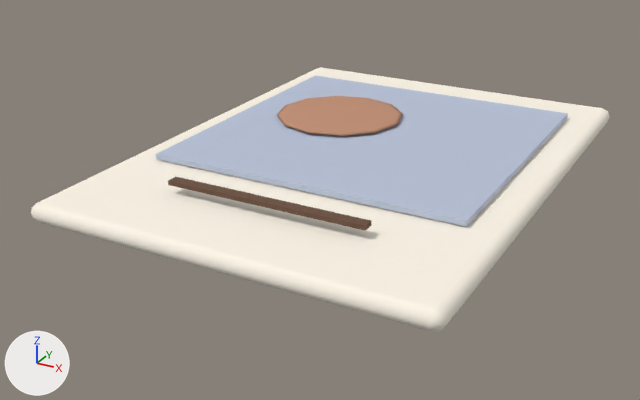
Renders of the glTF model assets/masters/native-v4/product-off.card.glb from each side of a commit.
The view is the same before and after, from a 50 mm camera at (0.268, -0.547, 0.241) aimed at (-0.019, -0.026, -0.019). Arrows for +X, +Y and +Z are at lower left; the lights stay in place. The first picture is the older version. Vertices at exactly the same position are counted once.

The first picture shows 'product-off.card'.
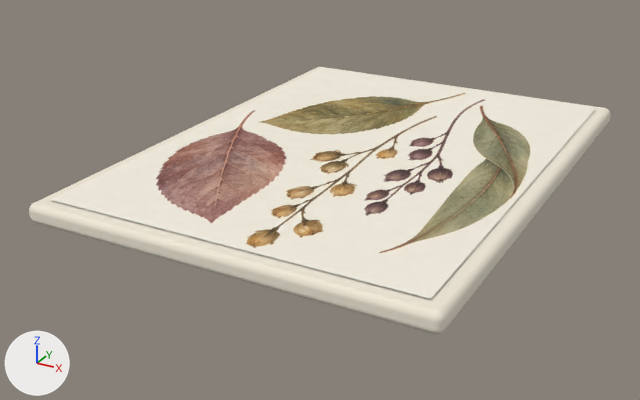
Where the change shows, as pixel boxes [x1, y1, x2, y2] in the pictures (640 x 400 px):
'product-off.card', reshaped
    before: [31, 67, 610, 332]
    after: [29, 67, 611, 334]
part 1 of me_mesh_0, rebuilt
    before: [31, 67, 610, 332]
    after: [29, 67, 611, 334]
part 2 of me_mesh_0, rebuilt (32% wider, 52% taller)
    before: [156, 75, 568, 227]
    after: [50, 68, 596, 299]
part 3 of me_mesh_0, deleted (brown)
    before: [277, 96, 403, 136]
part 4 of me_mesh_0, deleted (brown)
    before: [168, 177, 371, 230]

What the commit changed:
Picture 'Image_0' (img_image_0) is new.
Material 'mat.soft-paper.v1:#FFFFFF:1:r0.96:m0:ior1.45:OPAQUE:ds0:linear-srgb-v2:native-r0.951' (mat_mat_soft_paper_v1__ffffff_1_r0_96_m0_ior1_45_opaque_ds0_linear_srgb_v2_native_r0_951) is new.
Uses the picture img_image_0.
Material 'mat.soft-paper.v1:#F0E8D7:1:r0.96:m0:ior1.45:OPAQUE:ds0:linear-srgb-v2' (mat_mat_soft_paper_v1__f0e8d7_1_r0_96_m0_ior1_45_opaque_ds0_linear_srgb_v2) is new.
Its base color is (0.871, 0.807, 0.68) (pale yellow #f0e8d7).
Its roughness is 0.96.
me_mesh_0 is used by ob_product_off_card; location (0.0, 0.0, 0.0).
me_mesh_0 had 146 vertices, 276 faces and spanned x -0.14..0.14, y -0.19..0.19, z 0.001..0.024.
me_mesh_0 no longer uses material mat_mat_soft_paper_v1__fff7e9_1_r0_96_m0_ior1_45_opaque_ds0_linear_srgb_v2 (white #fff7e9).
me_mesh_0 no longer uses material mat_mat_printed_ink_v1__b9c3d8_1_r0_9_m0_ior1_45_opaque_ds0_linear_srgb_v2 (pale blue #b9c3d8).
me_mesh_0 no longer uses material mat_mat_printed_ink_v1__c28f73_1_r0_9_m0_ior1_45_opaque_ds0_linear_srgb_v2 (brown #c28f73).
me_mesh_0 no longer uses material mat_mat_printed_ink_v1__6a4e3c_1_r0_9_m0_ior1_45_opaque_ds0_linear_srgb_v2 (brown #6a4e3c).
me_mesh_0 now has 60 vertices, 110 faces and spans x -0.14..0.14, y -0.19..0.19, z 0.001..0.016.
me_mesh_0 part 1: the loose piece of 44 vertices spanning x -0.14..0.14, y -0.19..0.19, z 0.001..0.015 is rebuilt with 56 vertices and now spans x -0.14..0.14, y -0.19..0.19, z 0.001..0.015, in mat_mat_soft_paper_v1__f0e8d7_1_r0_96_m0_ior1_45_opaque_ds0_linear_srgb_v2 (pale yellow #f0e8d7).
me_mesh_0 part 2: the loose piece of 8 vertices spanning x -0.115..0.115, y -0.09..0.14, z 0.016..0.02 is rebuilt with 4 vertices and now spans x -0.129..0.129, y -0.179..0.179, z 0.016, in mat_mat_soft_paper_v1__ffffff_1_r0_96_m0_ior1_45_opaque_ds0_linear_srgb_v2_native_r0_951.
me_mesh_0 part 3: the loose piece of 86 vertices spanning x -0.09..0.01, y -0.005..0.095, z 0.02..0.024 is deleted.
me_mesh_0 part 4: the loose piece of 8 vertices spanning x -0.07..0.07, y -0.134..-0.126, z 0.022..0.024 is deleted.
me_mesh_0 gains material mat_mat_soft_paper_v1__f0e8d7_1_r0_96_m0_ior1_45_opaque_ds0_linear_srgb_v2 (pale yellow #f0e8d7).
me_mesh_0 gains material mat_mat_soft_paper_v1__ffffff_1_r0_96_m0_ior1_45_opaque_ds0_linear_srgb_v2_native_r0_951.
